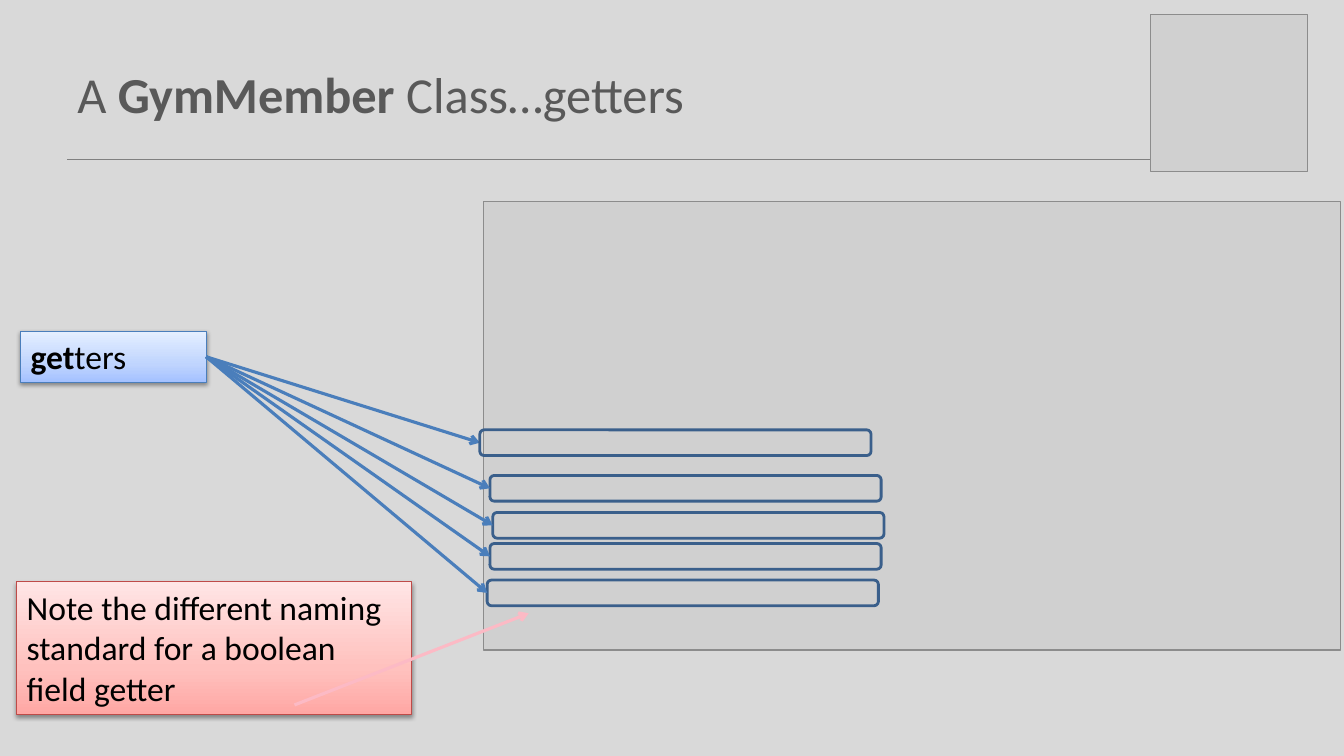
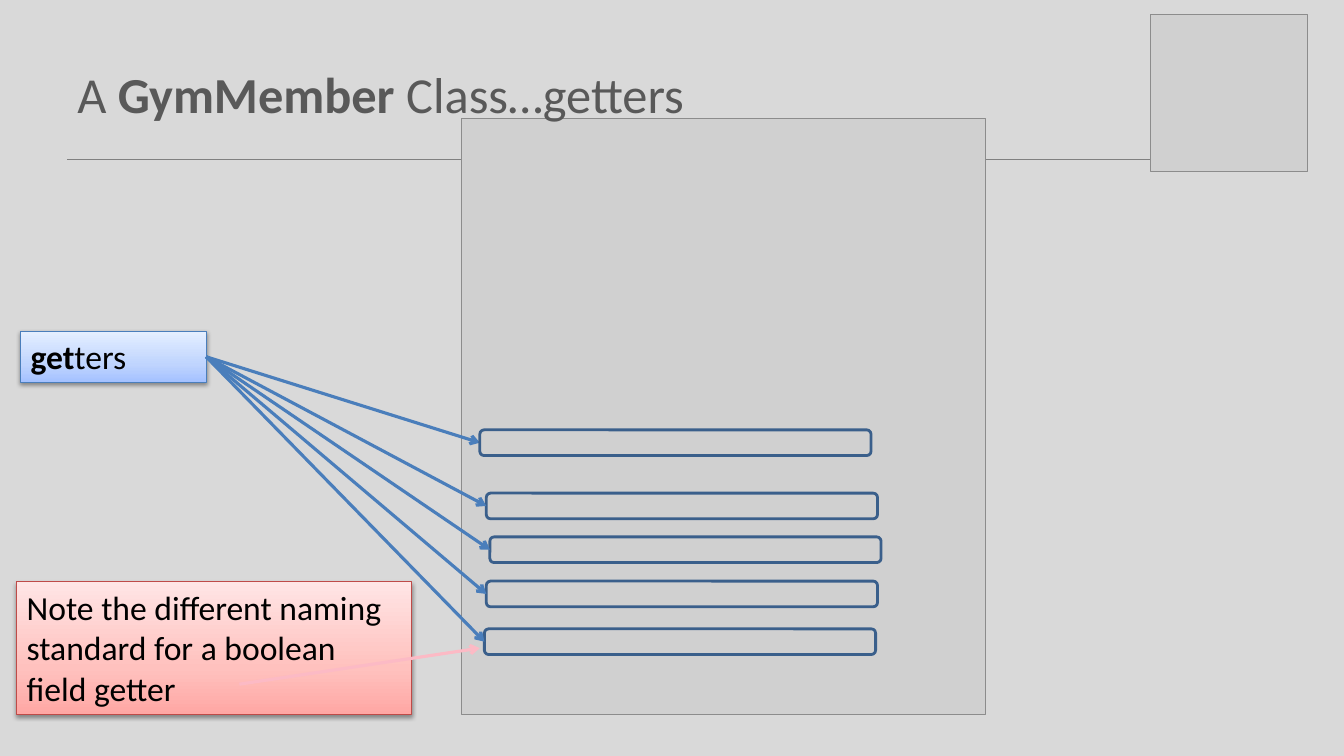
Before and after one commit to Programming-Fundamentals-SETU/prog-fund-1-sept-25, a slide deck: slide 13 of topic08-arrays-of-objects/unit-1/talk-2-gym-app/b-gym-v1.pptx. Drawn at 1344x756 pixels with LibreOffice and Linux fonts; fonts in the diff are those of the drawing; grey boxes stand for pictures. Boxes give left, top, right and bottom in pixels: in the first picture for what was removed or moved away, otherwise in the second. Text is boxed around its words. In the diff, an @@ line names an element or a change of style, - is before the commit and + after.

```diff
--- a/topic08-arrays-of-objects/unit-1/talk-2-gym-app/b-gym-v1.pptx
+++ b/topic08-arrays-of-objects/unit-1/talk-2-gym-app/b-gym-v1.pptx
@@ picture added at box(462, 118, 985, 714) @@
@@ picture removed at box(484, 202, 1341, 650) @@
@@ arrow moved from (206, 357) - (490, 488) to (206, 357) - (486, 506) @@
@@ arrow moved from (206, 357) - (493, 525) to (206, 357) - (490, 549) @@
@@ arrow moved from (206, 357) - (490, 557) to (206, 357) - (486, 594) @@
@@ arrow moved from (206, 357) - (487, 593) to (206, 357) - (485, 642) @@
@@ rounded rectangle: place and size @@
-rounded rectangle at box(490, 476, 881, 501)
+rounded rectangle at box(486, 493, 877, 518)
@@ rounded rectangle: place and size @@
-rounded rectangle at box(493, 512, 884, 537)
+rounded rectangle at box(490, 537, 881, 563)
@@ rounded rectangle: place and size @@
-rounded rectangle at box(490, 543, 881, 569)
+rounded rectangle at box(486, 582, 877, 607)
@@ rounded rectangle: place and size @@
-rounded rectangle at box(487, 580, 878, 605)
+rounded rectangle at box(485, 629, 876, 654)
@@ arrow moved from (294, 705) - (529, 613) to (239, 685) - (480, 648) @@
```
Also in this commit, not shown: 9 other slides changed, 42 other files.
